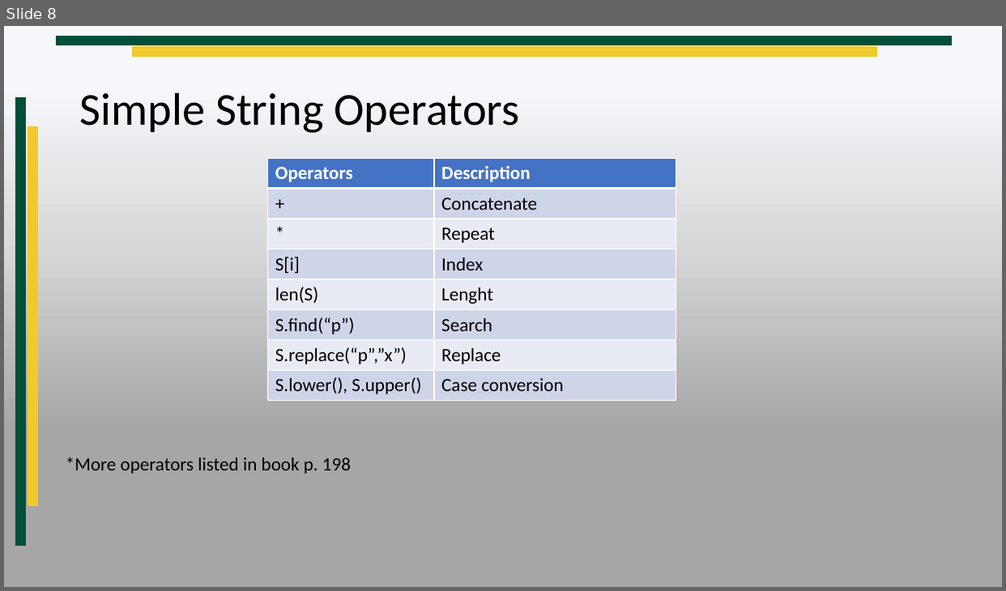
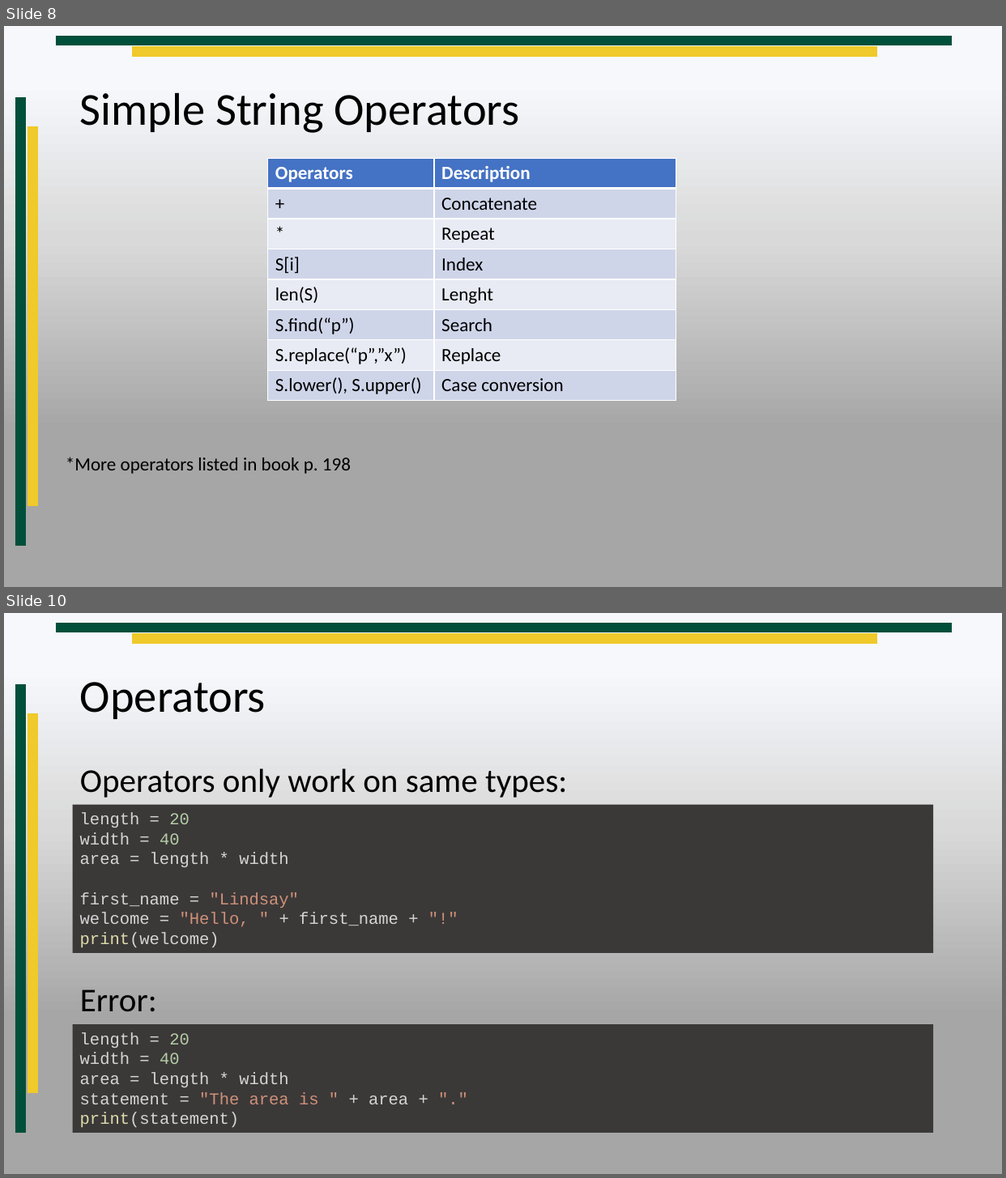
Before and after one commit to RenoTechnologyAcademy/CIS104-2019-Spring-1, a slide deck: Lesson 1/Lesson 1.pptx. Shown one above the other, each under a label of ours: slide 8 before the commit, slides 8 and 10 after it; the slides between them are not shown. The pictures are 1006x591 and 1006x1178 pixels, drawn with LibreOffice and Linux fonts; fonts in the diff are those of the drawing; background and template pictures are left out. Boxes give left, top, right and bottom in pixels: in the first picture for what was removed or moved away, otherwise in the second. Text is boxed around its words. In the diff, an @@ line names an element or a change of style, - is before the commit and + after.

```diff
--- a/Lesson 1/Lesson 1.pptx
+++ b/Lesson 1/Lesson 1.pptx
@@ slide 10 added at (x1=4, y1=613, x2=1002, y2=1174), background gradient #F6F8FC to #D9D9D9 to #A6A6A6; not listed: 4 template elements that a slide beside it also shows @@
@@ title added at (x1=80, y1=682, x2=266, y2=719), 44 pt, text #000000 @@
+Operators
@@ text added at (x1=80, y1=769, x2=567, y2=798), 32 pt, text #000000 @@
+Operators only work on same types:
@@ rectangle added at (x1=73, y1=805, x2=934, y2=954), fill #3B3838, 16 pt, text #D4D4D4 @@
+length = 20
+width = 40
+area = length * width
+first_name = "Lindsay"
+welcome = "Hello, " + first_name + "!"
+print(welcome)
@@ text added at (x1=80, y1=990, x2=157, y2=1012), 32 pt, text #000000 @@
+Error:
@@ rectangle added at (x1=73, y1=1024, x2=934, y2=1133), fill #3B3838, 16 pt, text #D4D4D4 @@
+length = 20
+width = 40
+area = length * width
+statement = "The area is " + area + "."
+print(statement)
```
Also in this commit, not shown: 3 other slides added, 4 other files.
